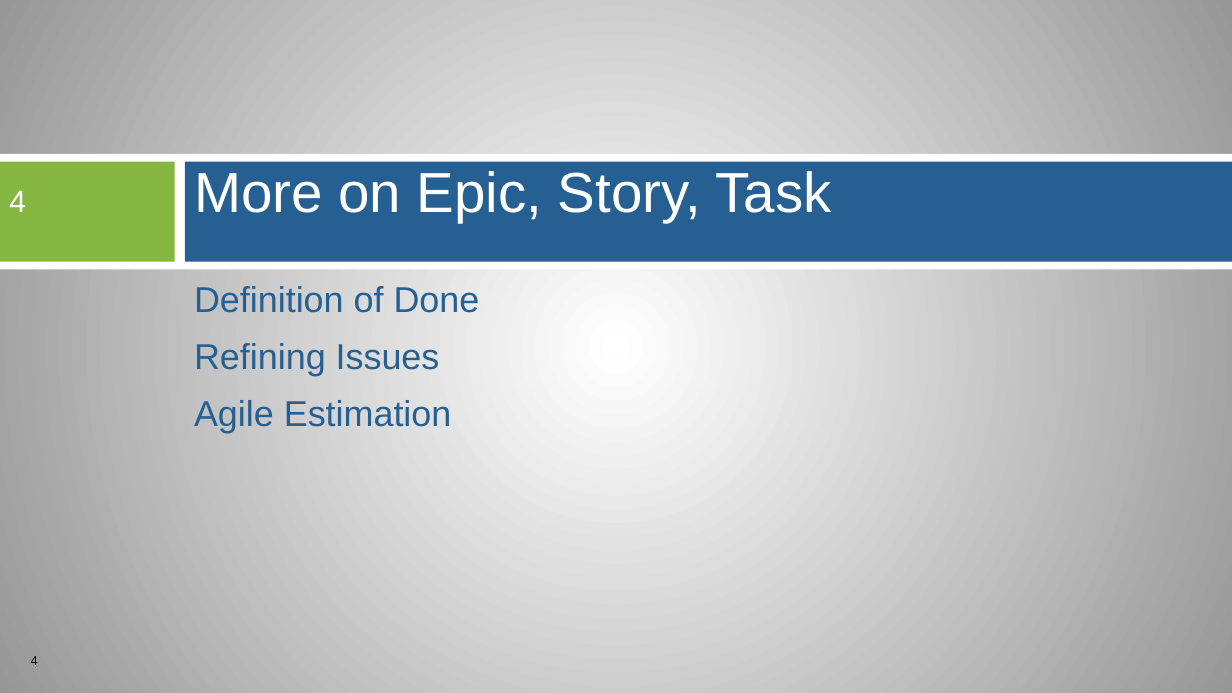
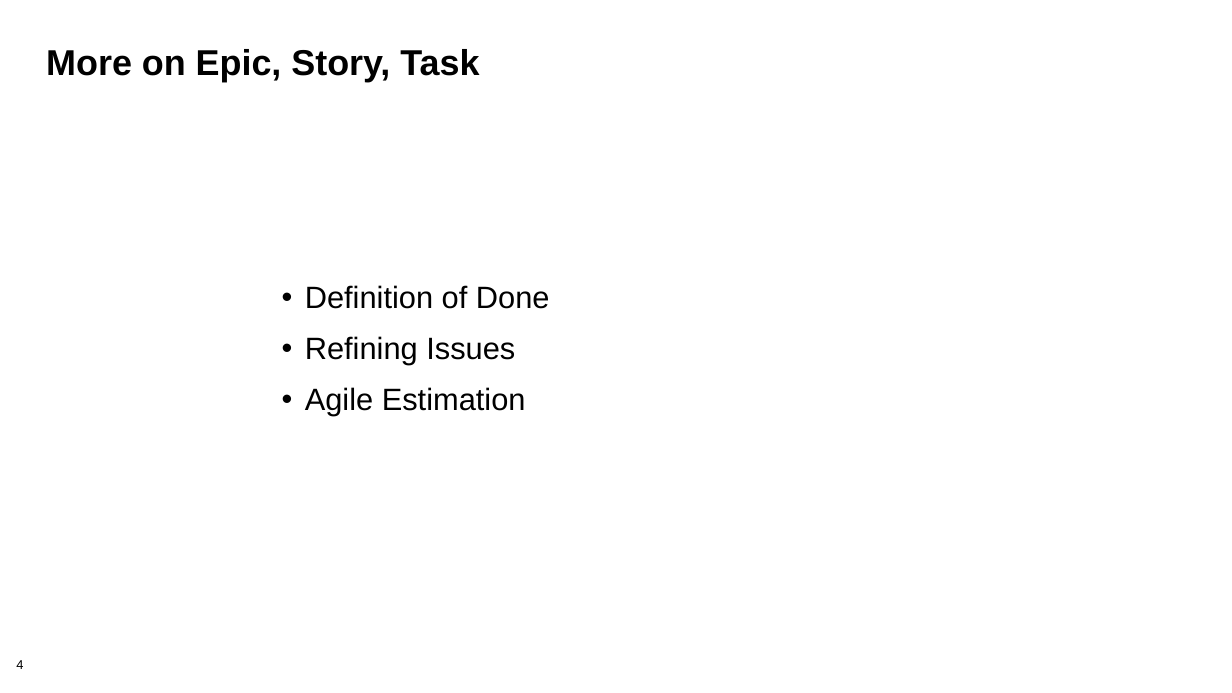
Before and after one commit to bssw-tutorial/presentations, a slide deck: slide 4 of agile-redux.pptx. Drawn at 1232x693 pixels with LibreOffice and Linux fonts; fonts in the diff are those of the drawing; background and template pictures are left out. Boxes give left, top, right and bottom in pixels: in the first picture for what was removed or moved away, otherwise in the second. Text is boxed around its words. In the diff, an @@ line names an element or a change of style, - is before the commit and + after.

```diff
--- a/agile-redux.pptx
+++ b/agile-redux.pptx
@@ background gradient #FFFFFF to #979797 to #FFFFFF @@
@@ title "More on Epic, Story, Task": place and size @@
-title "More on Epic, Story, Task" at [194,171,832,222]
+title "More on Epic, Story, Task" at [46,49,479,82]
@@ title "More on Epic, Story, Task" at [46,49,479,82]: size 44 to 28 pt, text colour #FFFFFF to #000000, bold on @@
@@ rectangle removed at [0,154,1232,270] @@
@@ rectangle removed at [0,162,175,262] @@
@@ rectangle removed at [185,162,1232,262] @@
@@ page number removed at [9,191,26,212] @@
-4
@@ text "Definition of Done": place and size @@
-text "Definition of Done" at [194,286,480,433]
+text "Definition of Done" at [305,285,550,416]
@@ text "Definition of Done" at [305,285,550,416]: size 28 to 24 pt, text colour #266092 to #000000; bullet none to • @@
@@ page number at [16,660,23,669]: alignment right to left @@
```
Also in this commit, not shown: 11 other slides changed, 11 other files.
